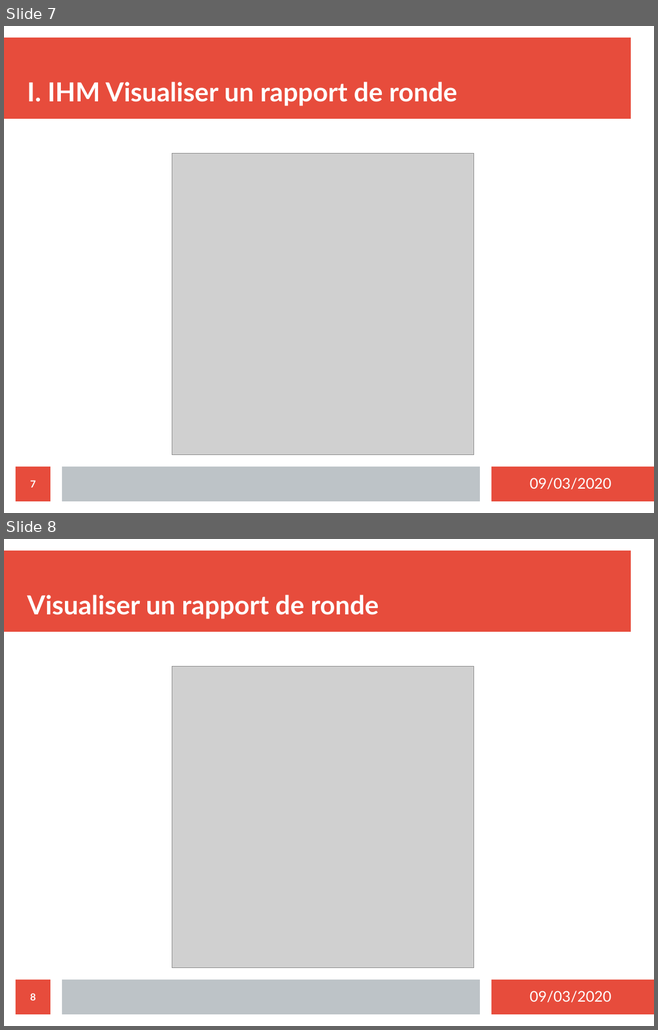
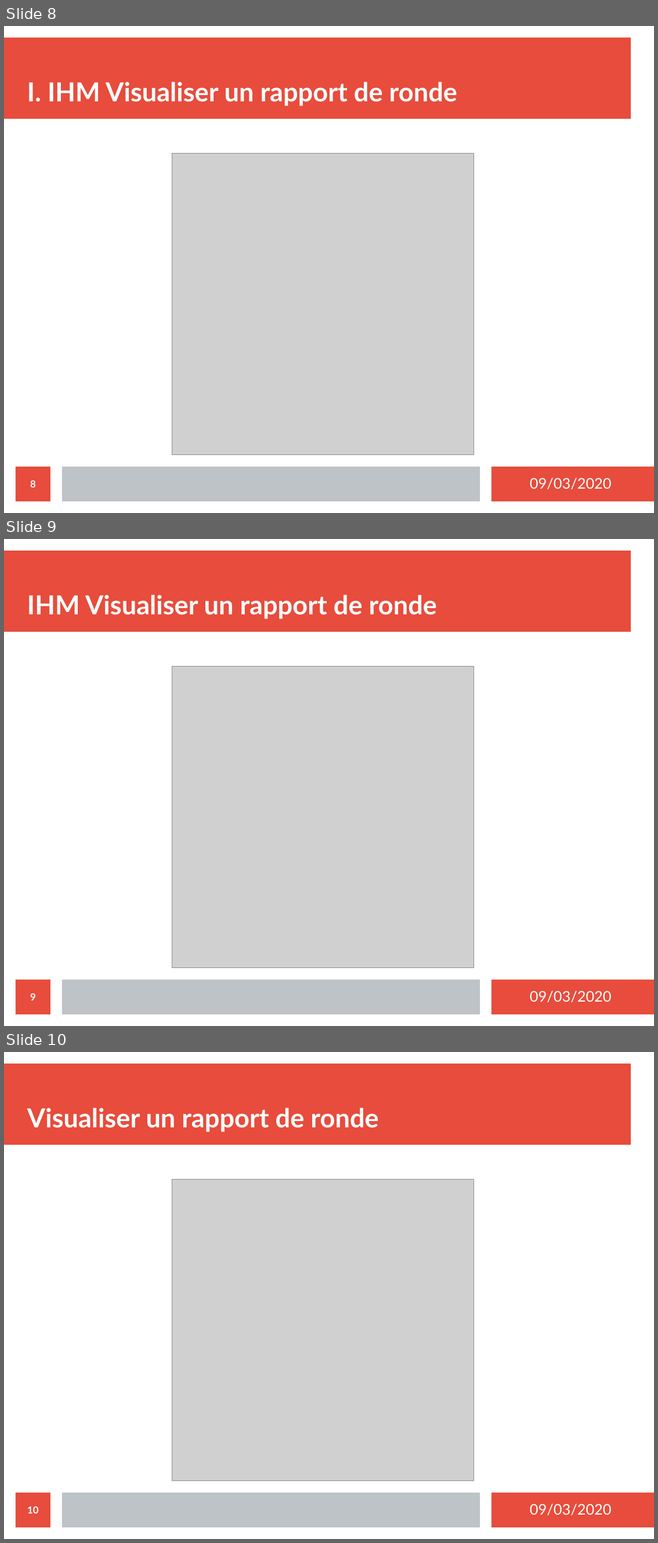
Before and after one commit to MezeretteBrice/Projet_Ronde, a slide deck: SOUTENANCE/Revue2/Revue2_CHEVREL.odp. Shown one above the other, each under a label of ours: slides 7 and 8 before the commit, slides 8, 9 and 10 after it. The pictures are 658x1030 and 658x1543 pixels, drawn with LibreOffice and Linux fonts; fonts in the diff are those of the drawing; grey boxes stand for pictures. Boxes give left, top, right and bottom in pixels: in the first picture for what was removed or moved away, otherwise in the second. Text is boxed around its words. In the diff, an @@ line names an element or a change of style, - is before the commit and + after.

```diff
--- a/SOUTENANCE/Revue2/Revue2_CHEVREL.odp
+++ b/SOUTENANCE/Revue2/Revue2_CHEVREL.odp
@@ slide 9 added at box(4, 539, 654, 1026), background #FFFFFF; not listed: 4 template elements that a slide beside it also shows @@
@@ title added at box(27, 595, 437, 619), 32 pt, text #FFFFFF, bold @@
+IHM Visualiser un rapport de ronde
@@ picture added at box(172, 667, 474, 969) @@
@@ page number added at box(16, 980, 50, 1015), fill #E74C3C, 12 pt, text #FFFFFF, bold @@
+9
@@ what was slide 7 is now slide 8 @@
@@ page number at box(30, 480, 36, 488): text changed @@
-7
+8
@@ what was slide 8 is now slide 10 @@
@@ page number at box(27, 1506, 39, 1514): text changed @@
-8
+10
```
Also in this commit, not shown: 7 slides changed, 1 other slide added.
